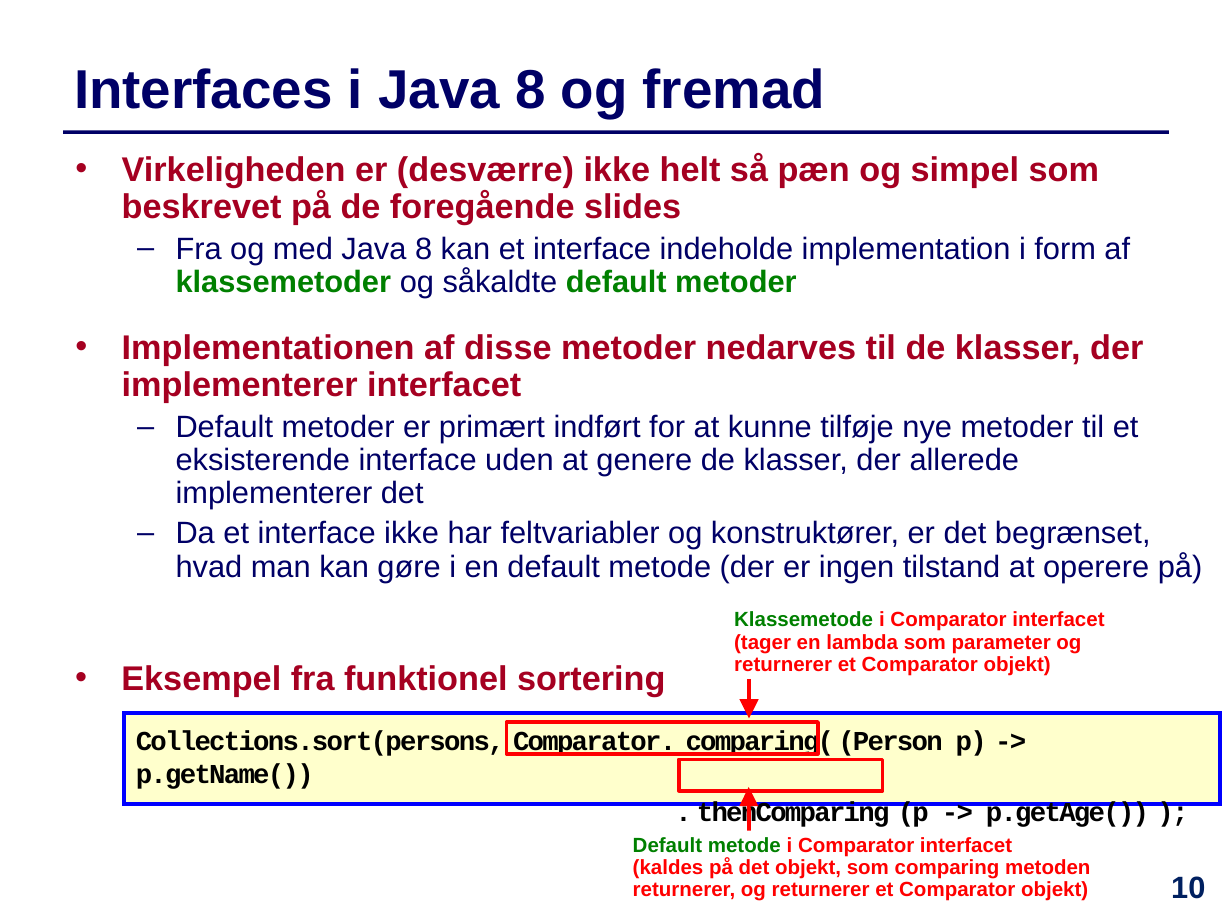
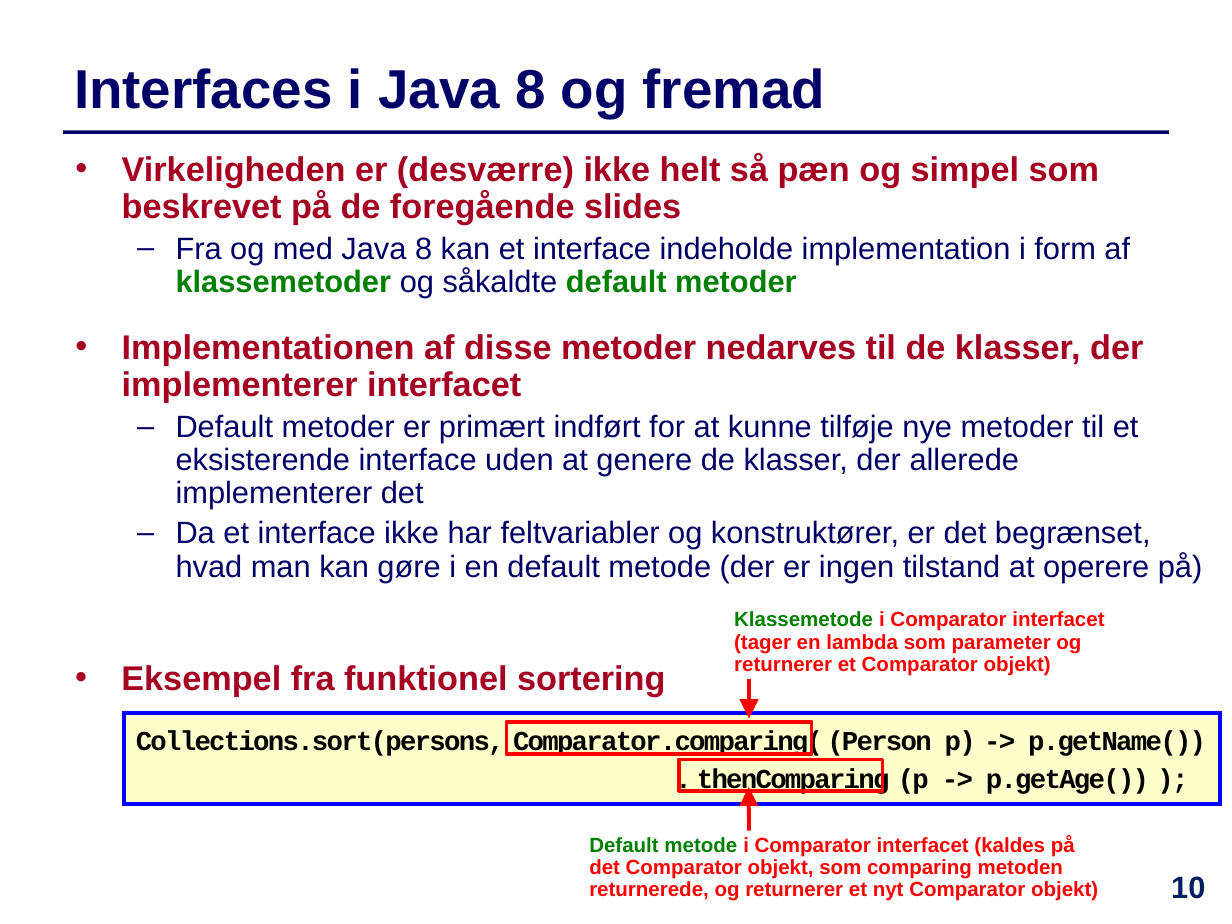
Before and after one commit to IntProgAU/Materiale, a slide deck: slide 10 of web/e23/uge_12/Slides-Uge12.pptx. Drawn at 1232x924 pixels with LibreOffice and Linux fonts; fonts in the diff are those of the drawing. Boxes give left, top, right and bottom in pixels: in the first picture for what was removed or moved away, otherwise in the second. Text is boxed around its words. In the diff, an @@ line names an element or a change of style, - is before the commit and + after.

```diff
--- a/web/e23/uge_12/Slides-Uge12.pptx
+++ b/web/e23/uge_12/Slides-Uge12.pptx
@@ text in rectangle at [136, 731, 1206, 756]: spaces changed @@
-Collections.sort(persons, Comparator. comparing( (Person p) -> p.getName())
+Collections.sort(persons, Comparator.comparing( (Person p) -> p.getName())
@@ rectangle: place and size @@
-rectangle at [506, 722, 818, 754]
+rectangle at [506, 722, 812, 754]
@@ text at [589, 836, 1098, 901]: text changed @@
-Default metode i Comparator interfacet
-(kaldes på det objekt, som comparing metoden returnerer, og returnerer et Comparator objekt)
+Default metode i Comparator interfacet (kaldes på det Comparator objekt, som comparing metoden returnerede, og returnerer et nyt Comparator objekt)
```
Also in this commit, not shown: 11 other slides changed, 1 other file.
